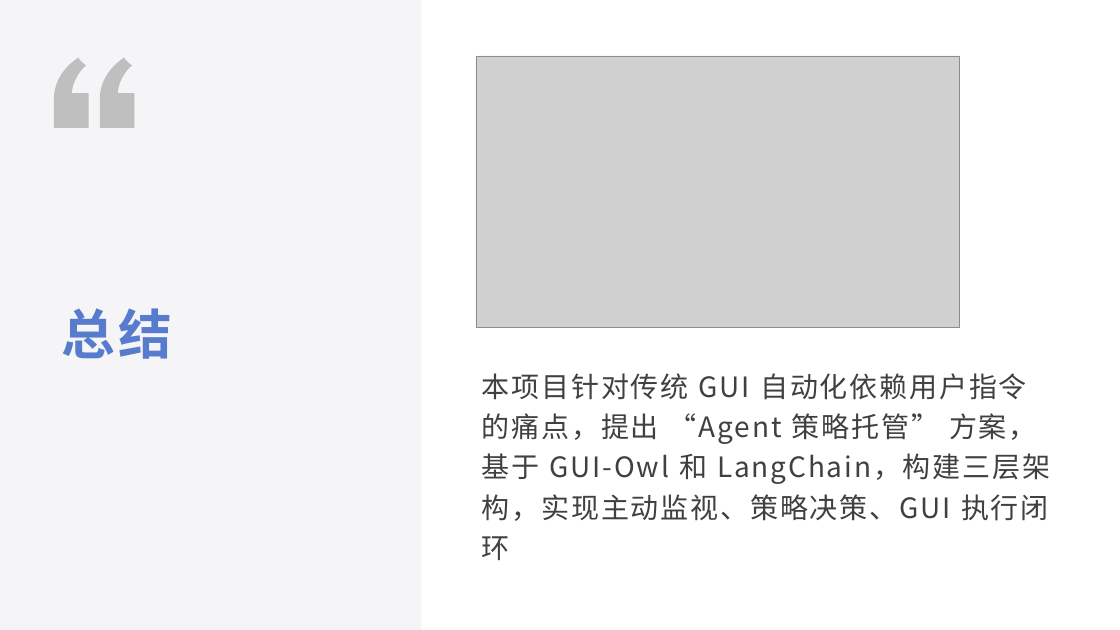
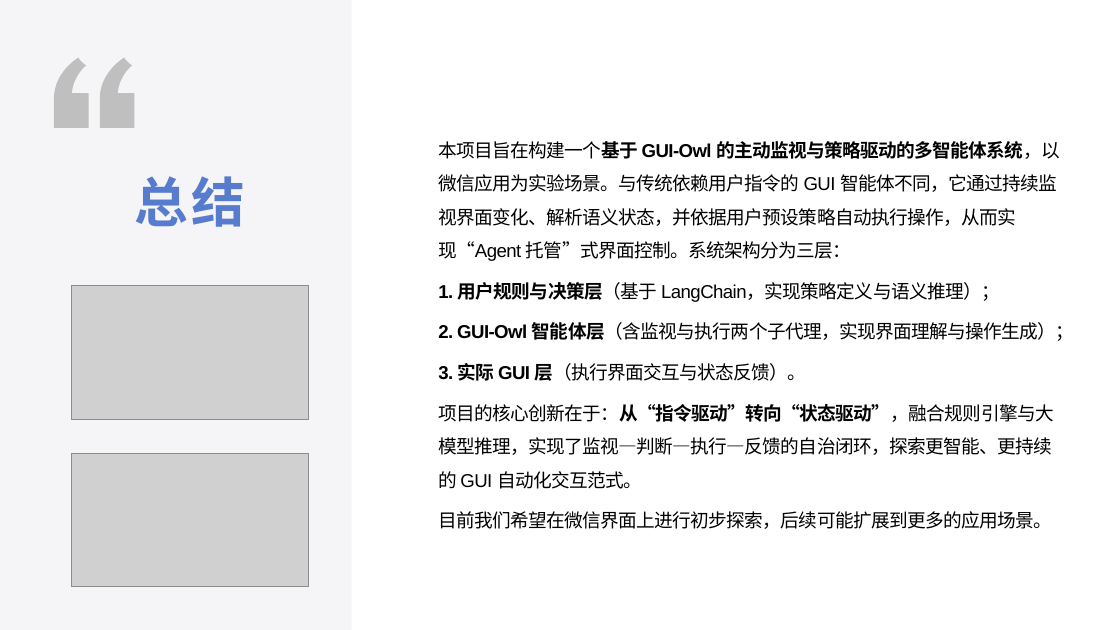
Before and after one commit to 221240008/2025_AI_projrct, a slide deck: slide 17 of 中期展示草稿.pptx. Drawn at 1120x630 pixels with LibreOffice and Linux fonts; fonts in the diff are those of the drawing; grey boxes stand for pictures. Boxes give left, top, right and bottom in pixels: in the first picture for what was removed or moved away, otherwise in the second. Text is boxed around its words. In the diff, an @@ line names an element or a change of style, - is before the commit and + after.

Commit message:
修改了总结部分的布局

```diff
--- a/中期展示草稿.pptx
+++ b/中期展示草稿.pptx
@@ rectangle: place and size @@
-rectangle at (0,0,421,630)
+rectangle at (0,0,352,630)
@@ text added at (438,141,1074,529), 16 pt, text #000000 @@
+本项目旨在构建一个基于 GUI-Owl 的主动监视与策略驱动的多智能体系统，以微信应用为实验场景。与传统依赖用户指令的 GUI 智能体不同，它通过持续监视界面变化、解析语义状态，并依据用户预设策略自动执行操作，从而实现“Agent 托管”式界面控制。系统架构分为三层：
+1. 用户规则与决策层（基于 LangChain，实现策略定义与语义推理）；
+2. GUI-Owl 智能体层（含监视与执行两个子代理，实现界面理解与操作生成）；
+3. 实际 GUI 层（执行界面交互与状态反馈）。
+项目的核心创新在于：从“指令驱动”转向“状态驱动”，融合规则引擎与大模型推理，实现了监视—判断—执行—反馈的自治闭环，探索更智能、更持续的 GUI 自动化交互范式。
+目前我们希望在微信界面上进行初步探索，后续可能扩展到更多的应用场景。
@@ text "总结": place and size @@
-text "总结" at (62,308,173,359)
+text "总结" at (134,176,245,227)
@@ text "总结" at (134,176,245,227): alignment left to centre @@
@@ picture: place and size @@
-picture at (476,56,960,328)
+picture at (71,286,309,419)
@@ text removed at (482,373,1050,560) @@
-本项目针对传统 GUI 自动化依赖用户指令的痛点，提出 “Agent 策略托管” 方案，基于 GUI-Owl 和 LangChain，构建三层架构，实现主动监视、策略决策、GUI 执行闭环
@@ picture added at (71,454,309,587) @@
```
Also in this commit, not shown: 2 other slides changed.
